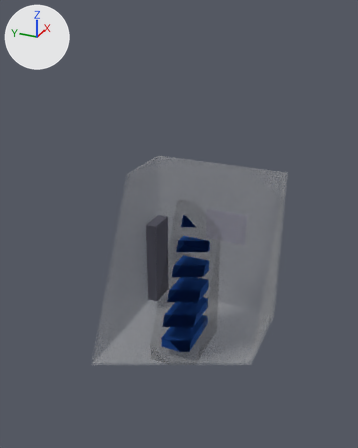
An edit to the glTF model assemblies/compute-container/defense-ac/assembly-exploded.glb, drawn before and after from the same camera.
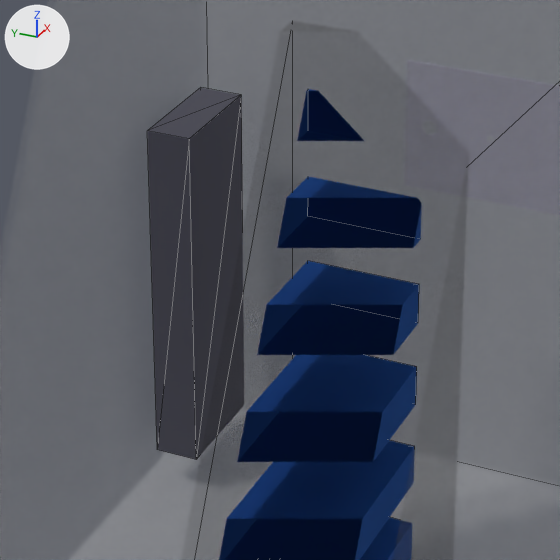
Each version is shown whole from a 50 mm camera at (-6535.0, -2820.0, 5585.0) aimed at (-55.0, 95.0, 2345.0), then close up on the part from 31% to 68% of the width and 43% to 73% of the height. Every picture has the same lights, and +X, +Y and +Z are marked at upper left. The first two pictures are the older version. The close-ups show mesh edges as thin lines. Everything nearer to the camera than a plane just in front of the edit is cut away. Where no turn or scale is listed for an object, it has been applied to the vertices. Vertices at exactly the same position are counted once.

Objects in the first close-up: 'CMP-NODE-001#1', 'CMP-NODE-001#2', 'CMP-NODE-001#3', 'CMP-NODE-001#4', 'CMP-NODE-001#5', 'CMP-NODE-001#6', 'CMP-PNL-001', 'CMP-RACK-001', 'container_shell'.
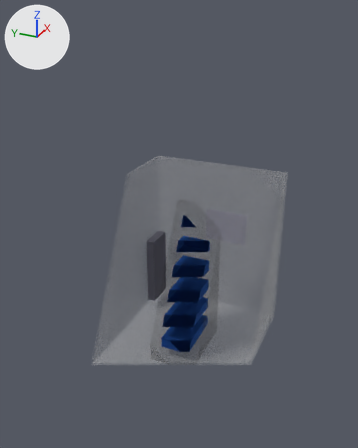
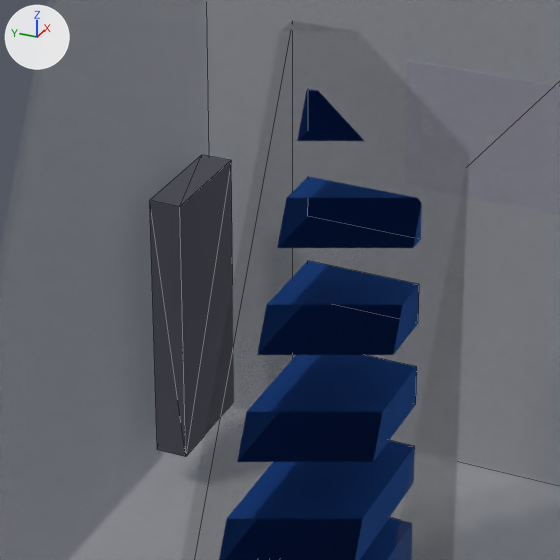
Location of each change, (x1, y1, x2, y2) in pixels of the close-ups (560 x 560 px):
'CMP-PNL-001', reshaped, moved (13% narrower, 19% shorter)
    before: (147, 87, 243, 460)
    after: (150, 155, 233, 457)

What the commit changed:
me_cmp_pnl_001 is used by ob_cmp_pnl_001; location (1000.0, 1018.0, 1000.0).
me_cmp_pnl_001 had 8 vertices, 12 faces and spanned x -254.0..254.0, y -100.0..100.0, z -800.0..800.0.
me_cmp_pnl_001 now has 8 vertices, 12 faces and spans x -254.0..254.0, y -73.0..73.0, z -635.0..635.0.
me_cmp_pnl_001 part 1: the whole mesh is rebuilt.
Object 'CMP-PNL-001' (ob_cmp_pnl_001) moves from (1000.0, 1018.0, 1000.0) to (1000.0, 1045.0, 835.0).
